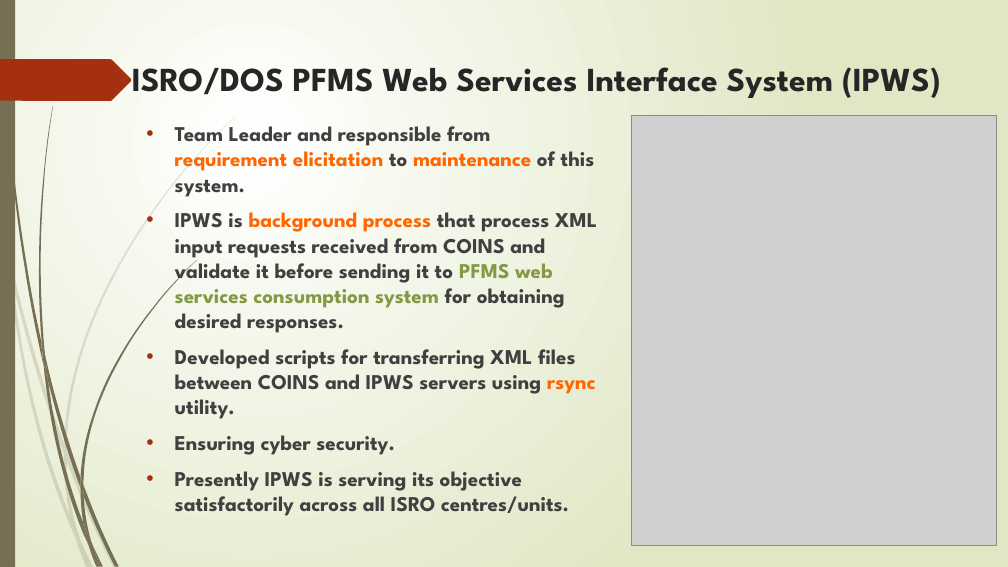
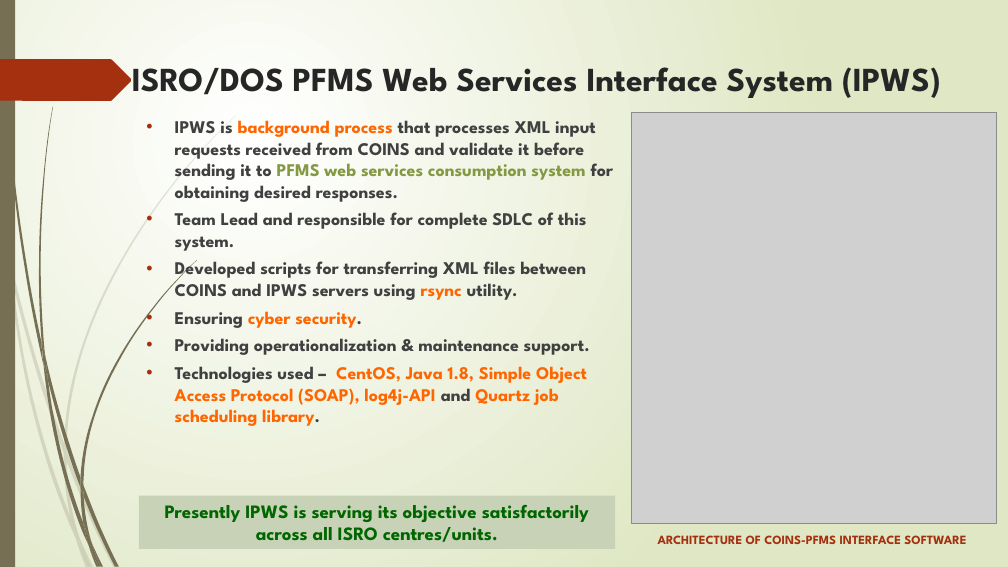
Before and after one commit to NavdeepGarg/DPC_Repo, a slide deck: slide 4 of handOutSources/PSNath SE to SF Profile.pptx (slide 3 before the commit). Drawn at 1008x567 pixels with LibreOffice and Linux fonts; fonts in the diff are those of the drawing; grey boxes stand for pictures. Boxes give left, top, right and bottom in pixels: in the first picture for what was removed or moved away, otherwise in the second. Text is boxed around its words. In the diff, an @@ line names an element or a change of style, - is before the commit and + after.

```diff
--- a/handOutSources/PSNath SE to SF Profile.pptx
+++ b/handOutSources/PSNath SE to SF Profile.pptx
@@ picture resized from (x1=631, y1=116, x2=997, y2=546) to (x1=631, y1=112, x2=997, y2=523) @@
@@ text at (x1=175, y1=120, x2=614, y2=251): text changed; size 20 to 17 pt @@
-• Team Leader and responsible from requirement elicitation to maintenance of this system.
-• IPWS is background process that process XML input requests received from COINS and validate it before sending it to PFMS web services consumption system for obtaining desired responses.
+• IPWS is background process that processes XML input requests received from COINS and validate it before sending it to PFMS web services consumption system for obtaining desired responses.
+• Team Lead and responsible for complete SDLC of this system.
@@ text at (x1=175, y1=260, x2=586, y2=328): size 20 to 17 pt in "Developed scripts for transferring XML files between ...", "Ensuring cyber security."; text colour #404040 to #FF6600 in "cyber security."; less space between paragraphs @@
@@ text at (x1=175, y1=338, x2=590, y2=426): text changed; size 20 to 17 pt; text colour #404040 to #FF6600 @@
-• Presently IPWS is serving its objective satisfactorily across all ISRO centres/units.
+• Providing operationalization & maintenance support.
+• Technologies used – CentOS, Java 1.8, Simple Object Access Protocol (SOAP), log4j-API and Quartz job scheduling library.
@@ rectangle added at (x1=139, y1=496, x2=616, y2=550), fill #C7D2B7, 18 pt, text #006600, bold @@
+Presently IPWS is serving its objective satisfactorily across all ISRO centres/units.
@@ text added at (x1=658, y1=535, x2=966, y2=544), 12 pt, text #A53010, bold @@
+ARCHITECTURE OF COINS-PFMS INTERFACE SOFTWARE
```
Also in this commit, not shown: 6 other slides changed, 1 slide added, 1 other file.
